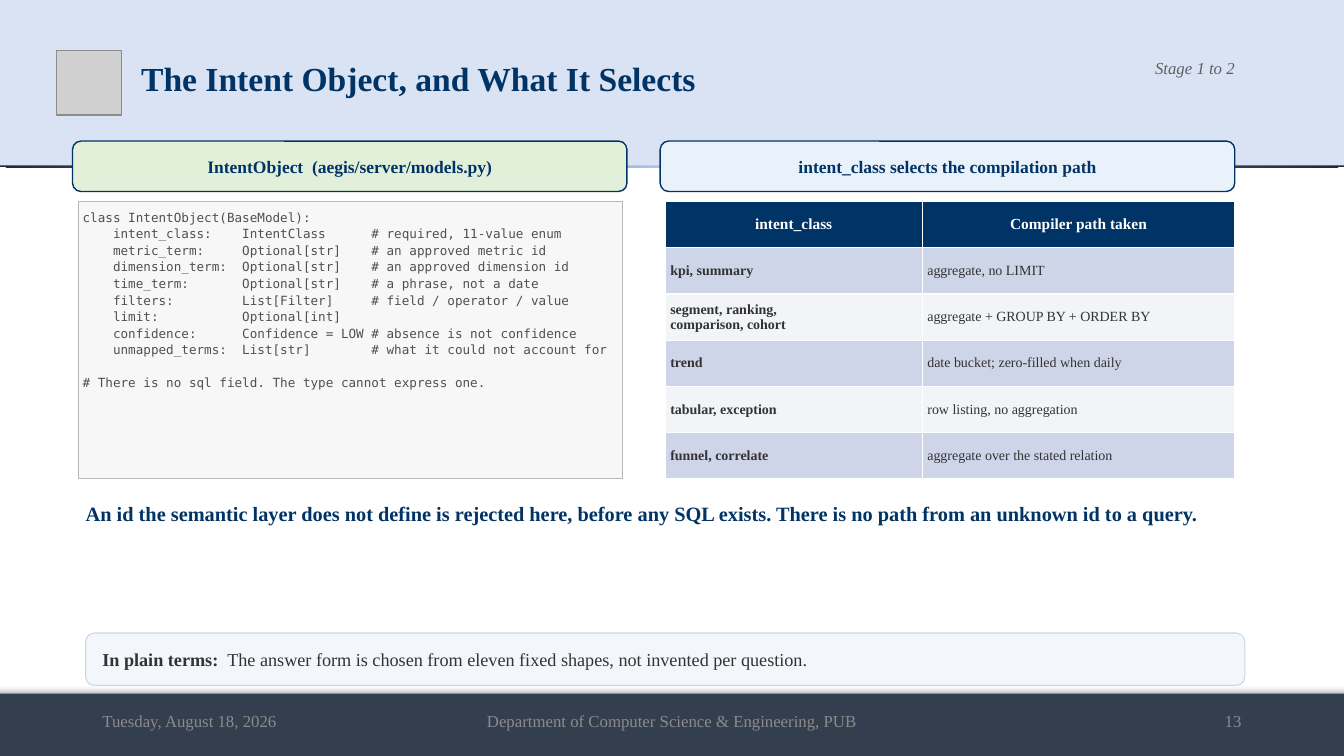
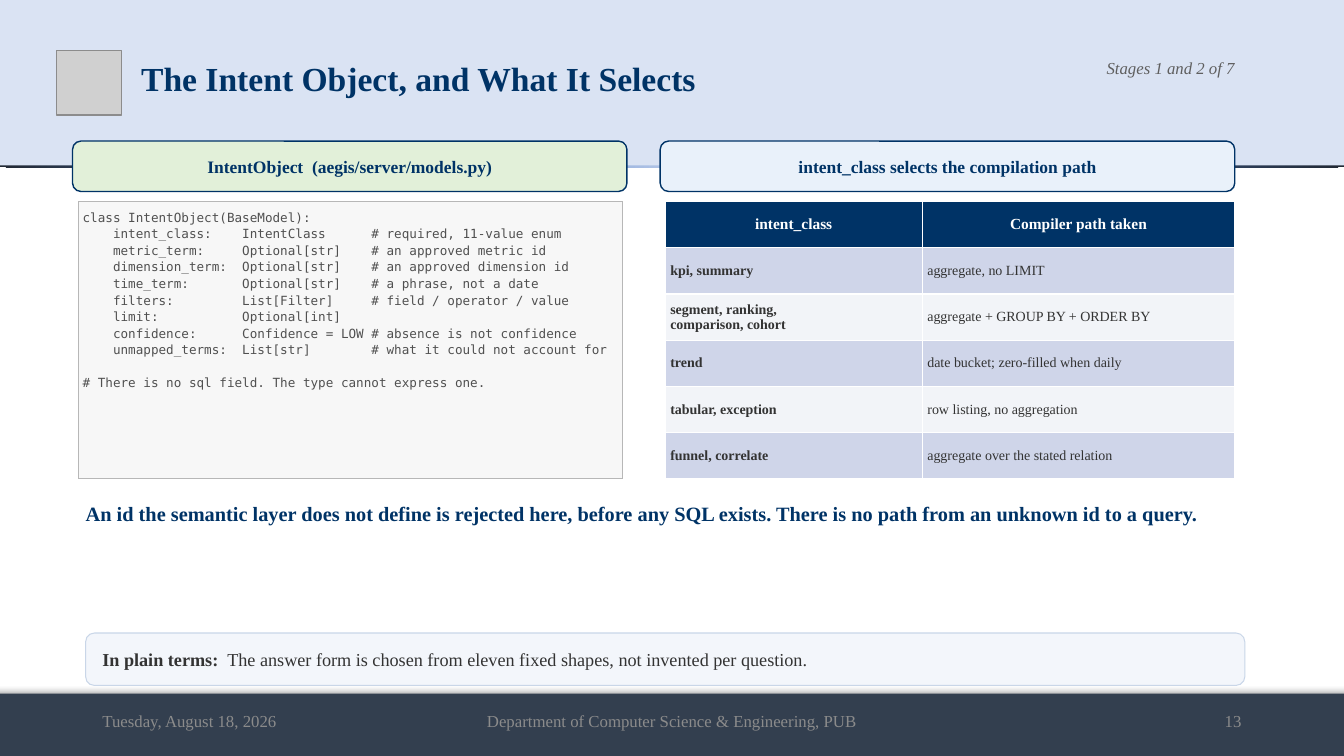
Before and after one commit to md-riaz/AEGIS-Research, a slide deck: slide 13 of docs/scripts/Md_Riaz_Final_Defense_0322310105101024.pptx. Drawn at 1344x756 pixels with LibreOffice and Linux fonts; fonts in the diff are those of the drawing; grey boxes stand for pictures. Boxes give left, top, right and bottom in pixels: in the first picture for what was removed or moved away, otherwise in the second. Text is boxed around its words. In the diff, an @@ line names an element or a change of style, - is before the commit and + after.

```diff
--- a/docs/scripts/Md_Riaz_Final_Defense_0322310105101024.pptx
+++ b/docs/scripts/Md_Riaz_Final_Defense_0322310105101024.pptx
@@ text at [1107,62,1234,78]: text changed @@
-Stage 1 to 2
+Stages 1 and 2 of 7
```
Also in this commit, not shown: 6 other slides changed, 14 other files.
